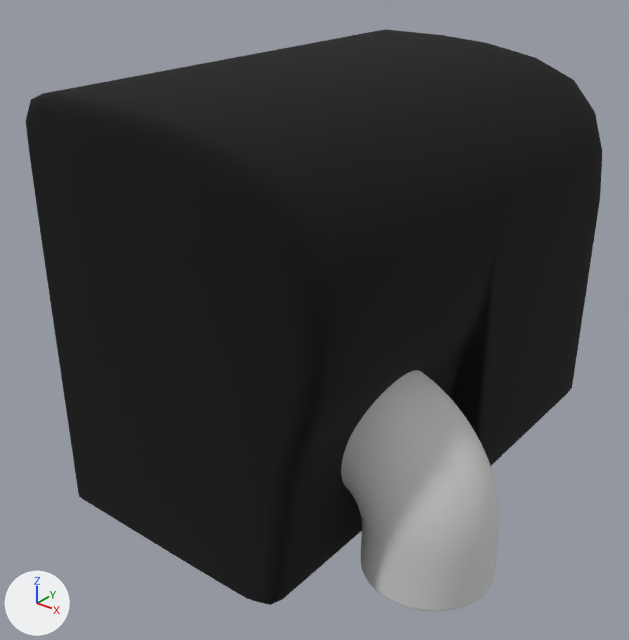
The OBJ model ProyectoFinal/ProyectoFinal/Models/Secador/secador.obj, before and after one commit.
Both versions are drawn from a 50 mm camera at (1.13, -1.65, 1.413) aimed at (-0.065, -0.157, 0.487). Lighting does not change. The marker at lower left points along +X, +Y and +Z. Where no turn or scale is listed for an object, it has been applied to the vertices.

Names of what the first picture shows: 'secador'.
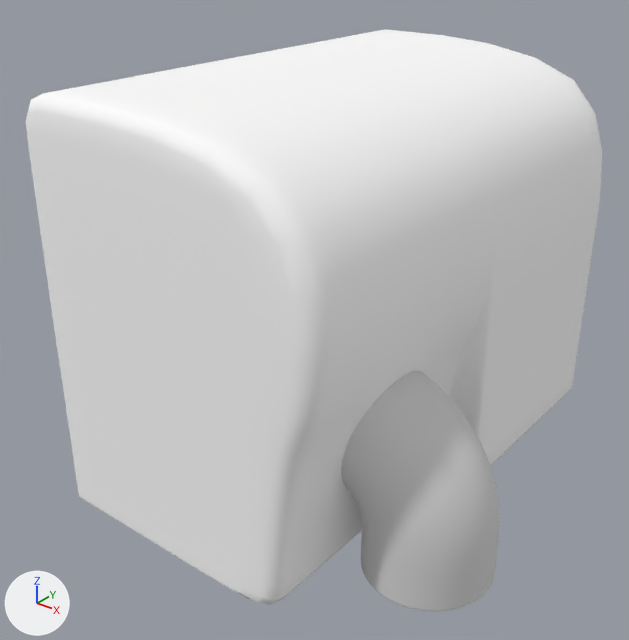
What differs and where, as boxes (x1, y1, x2, y2) in the pictures (629 x 640 px):
'secador', surface changed (black to grey): (26, 29, 602, 605) in both

The change in detail:
Picture 'Blanco.png' (img_blanco_png) is new.
Material 'lambert2SG' (mat_lambert2sg) changes its picture from img_negro_png to img_blanco_png.
